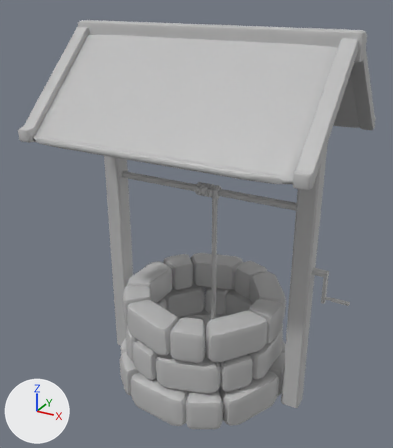
The FBX model Assets/Art/Models/Well.fbx, before and after one commit.
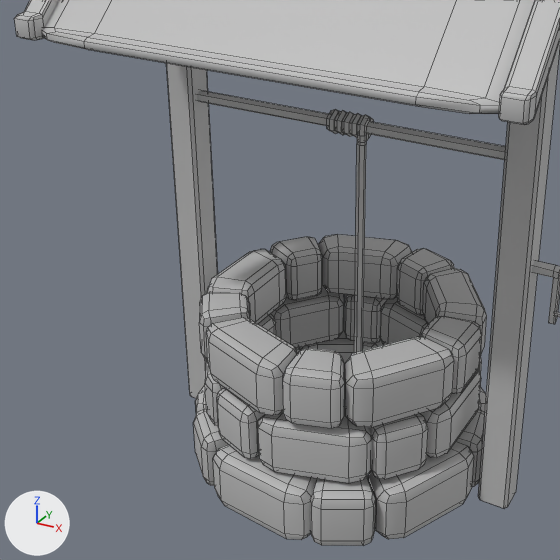
Each version appears first whole from a 50 mm lens placed at (3.03, -5.88, 5.33), pointed at (-0.15, -0.09, 2.43), and next in a close-up on the part from 2% to 83% of the width and 27% to 98% of the height. The lights are fixed; the arrows at lower left show +X, +Y and +Z. The close-ups show mesh edges as thin lines. Where no turn or scale is listed for an object, it has been applied to the vertices.
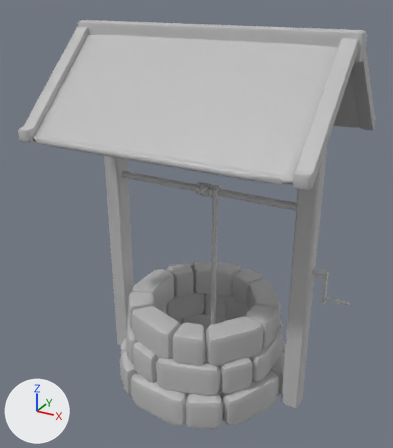
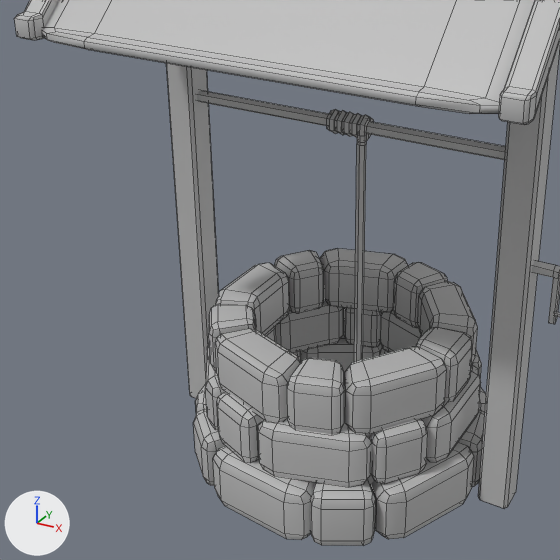
The newer file is also rescaled (x0.886), turned or shifted as a whole; pictures and numbers use the older file's frame.

The edits, one by one:
me_mesh is used by ob_pcube26; location (0.0, 0.0, 0.0).
me_mesh had 2386 vertices, 2332 faces and spanned x -1.92..1.92, y -1.36..1.36, z -0.01..4.91.
me_mesh now has 2466 vertices, 2412 faces and spans x -1.92..1.92, y -1.36..1.36, z -0.01..4.91.
me_mesh part 1: a new loose piece of 80 vertices spanning x -1.11..0.91, y -1.01..1.01, z 0.13..1.24, in mat_lambert1 (grey #bcbcbc).
me_mesh part 2: 1120 vertices moved from x -1.23..1.05, y -1.14..1.15, z 0.49..1.45 to x -1.23..1.03, y -1.14..1.14, z 0.45..1.34.

Location of each change, (x1, y1, x2, y2) in pixels of the close-ups (560 x 560 px; the box of a moved part takes in the faces that stretch with it):
part 1 of me_mesh, added
    after: (260, 321, 422, 485)
part 2 of me_mesh, moved or reshaped
    before: (199, 234, 487, 483)
    after: (205, 248, 482, 487)
